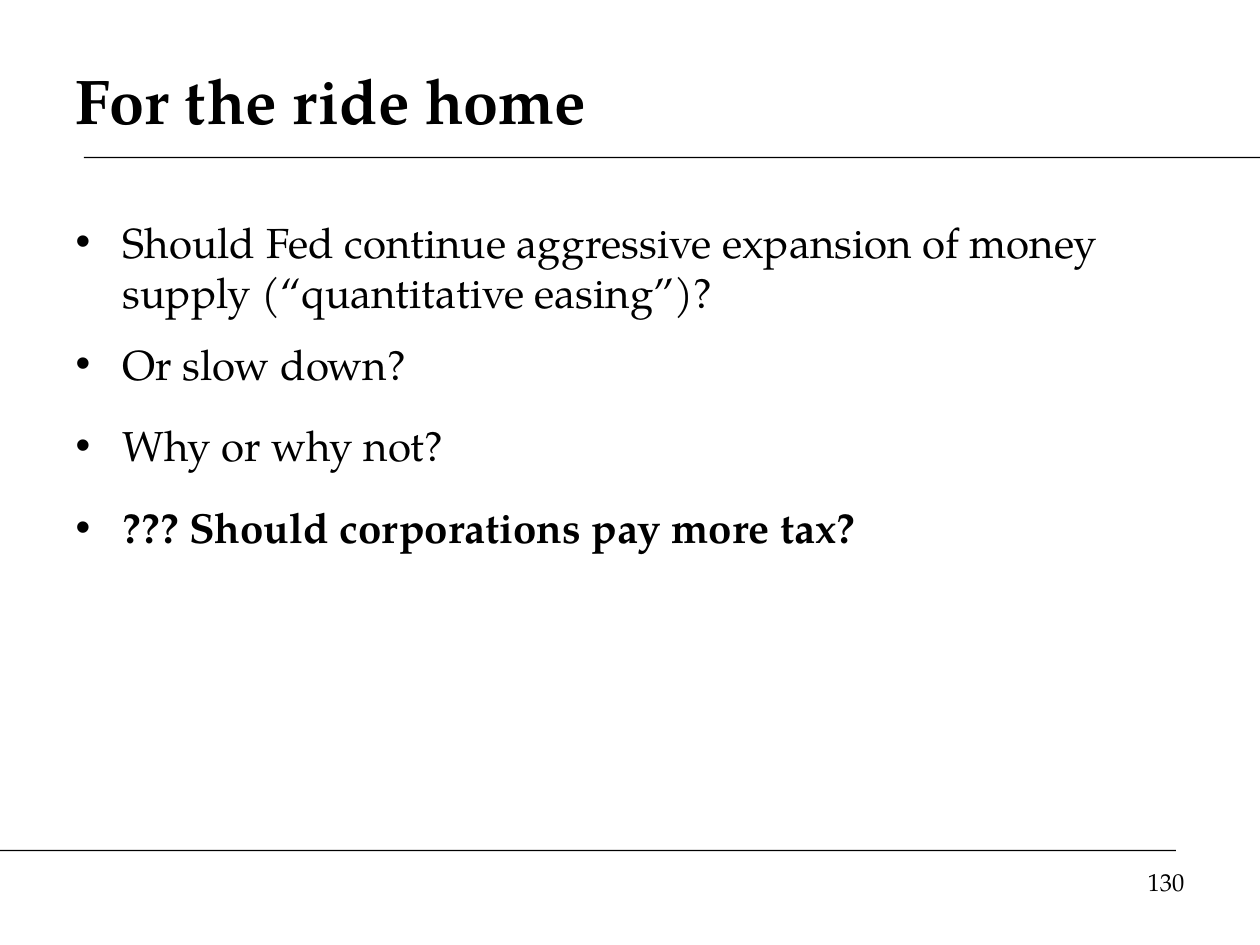
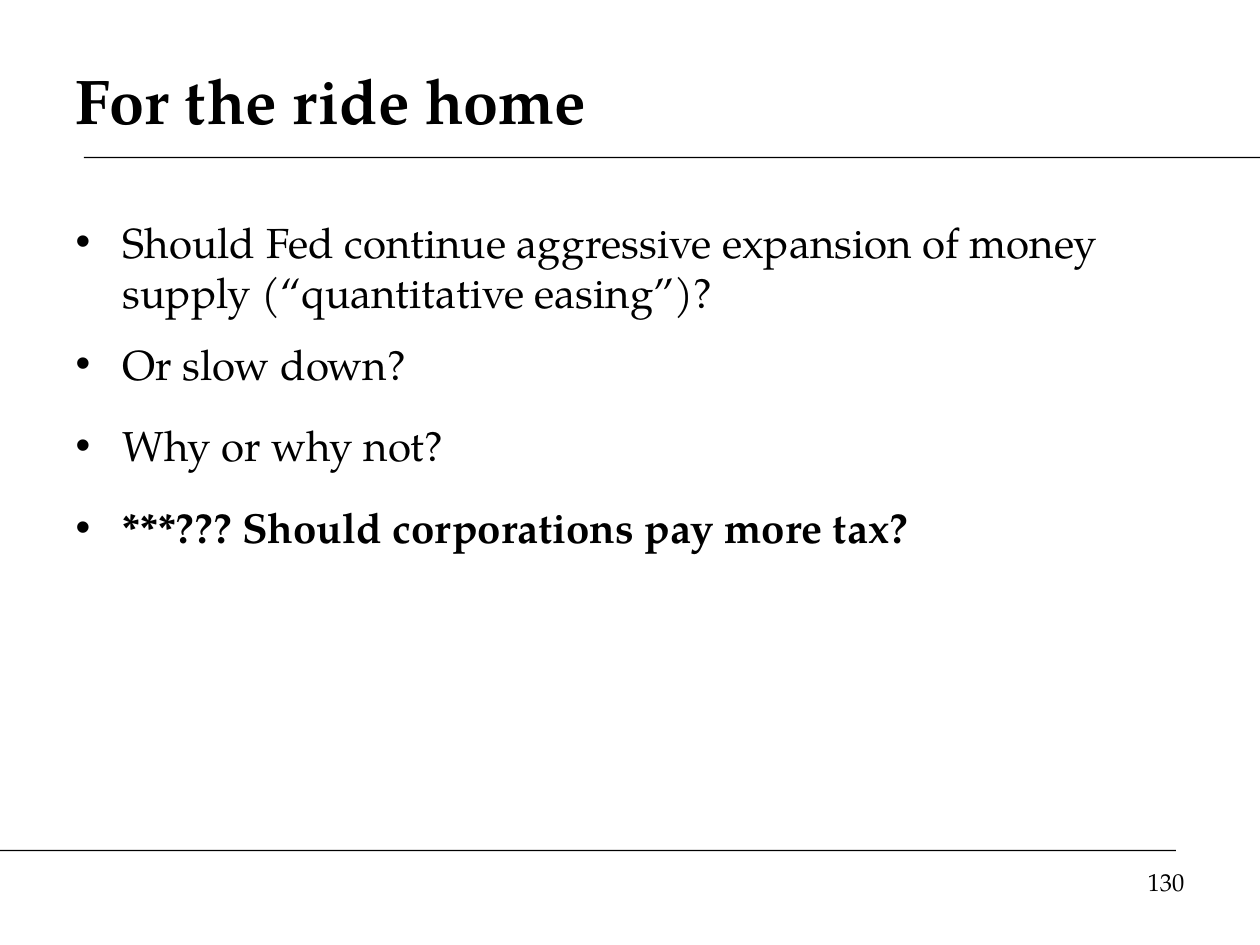
Before and after one commit to DaveBackus/Global_Economy, a slide deck: slide 130 of Slides/slides_asad_f14.pptx. Drawn at 1260x945 pixels with LibreOffice and Linux fonts; fonts in the diff are those of the drawing. Boxes give left, top, right and bottom in pixels: in the first picture for what was removed or moved away, otherwise in the second. Text is boxed around its words. In the diff, an @@ line names an element or a change of style, - is before the commit and + after.

```diff
--- a/Slides/slides_asad_f14.pptx
+++ b/Slides/slides_asad_f14.pptx
@@ text at (242,512,908,554): text changed @@
-• ??? Should corporations pay more tax?
+• ***??? Should corporations pay more tax?
```
Also in this commit, not shown: 1 slide added, 4 other files.
